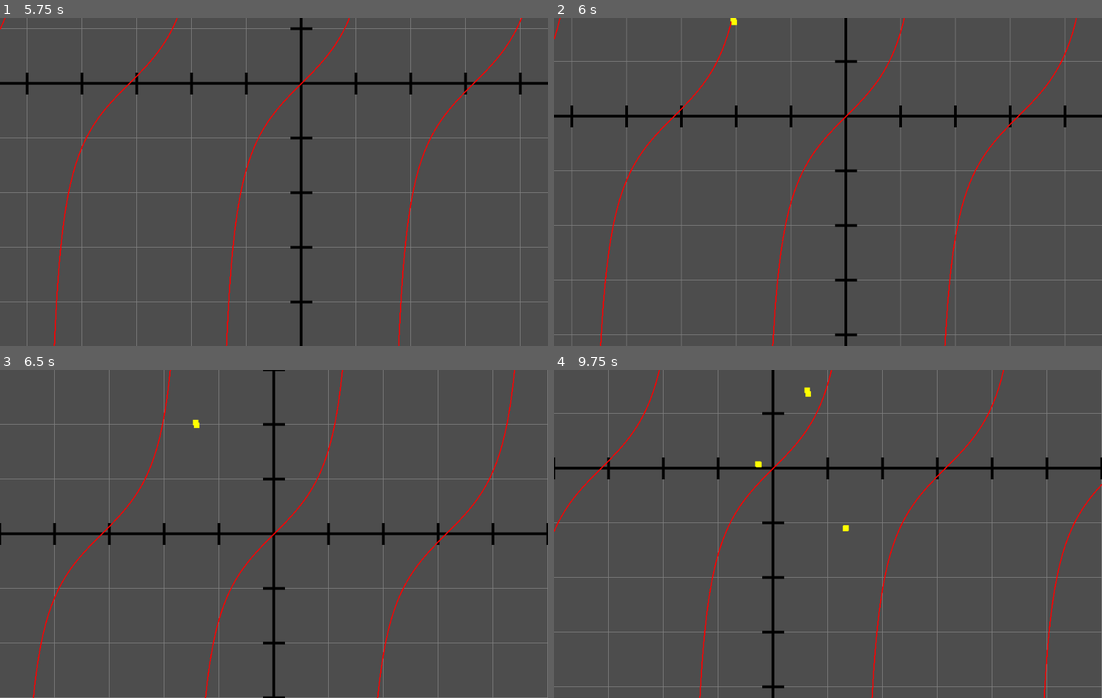
Above: before the commit, frames 1-4 (two rows, left to right).
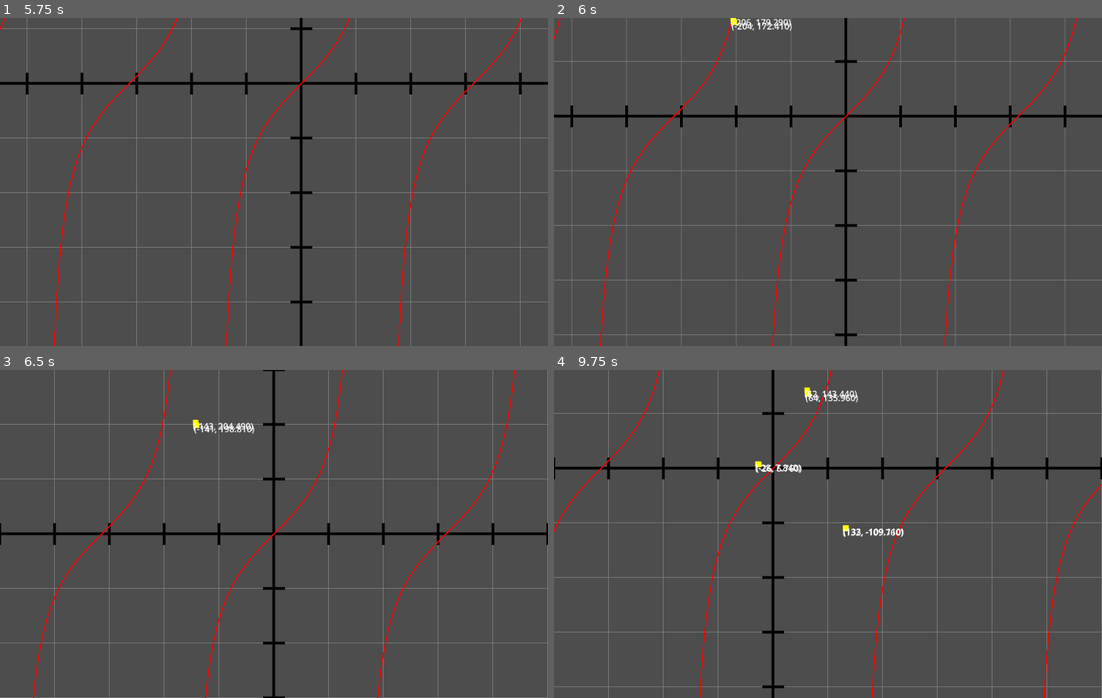
Above: after the commit, the same moments.

Repository: Drillix08/Opticos
Game: Godot game, scene res://graph_environment.tscn
The game is run twice, just before and just after one commit, with the same random seed, the same clock (stepped at 60 frames per second) and the same inputs.
Inputs (mouse positions are in pixels of both pictures, inside the frame that each line leads up to):
- Up to frame 1 (5.75 s): tap Enter (ui_accept) at 0.5, 2, 3.5 s; move the mouse to (394, 165) at 0.52 s; hold Enter (ui_accept) 0.53-1.25 s; click (394, 165) at 0.67 s; drag from (164, 198) to (246, 247) at 1.27 s; move the mouse to (328, 109) at 2.02 s; hold Enter (ui_accept) 2.03-2.75 s; click (328, 109) at 2.17 s; drag from (246, 247) to (109, 132) at 2.77 s; move the mouse to (438, 231) at 3.52 s; hold Enter (ui_accept) 3.53-4.25 s; click (438, 231) at 3.67 s; drag from (109, 132) to (191, 100) at 4.27 s; move the mouse to (301, 182) at 5.02 s; hold Enter (ui_accept) from 5.03 s (still down); click (301, 182) at 5.17 s
- Up to frame 2 (6 s): release Enter (ui_accept) at 5.75 s; drag from (745, 100) to (718, 198) at 5.77 s
- Up to frame 3 (6.5 s): no input
- Up to frame 4 (9.75 s): move the mouse to (948, 517) at 6.52 s; hold Enter (ui_accept) 6.53-7.25 s; click (948, 517) at 6.67 s; drag from (718, 550) to (800, 599) at 7.27 s; move the mouse to (882, 461) at 8.02 s; hold Enter (ui_accept) 8.03-8.75 s; click (882, 461) at 8.17 s; drag from (800, 599) to (663, 484) at 8.77 s; move the mouse to (992, 583) at 9.52 s; hold Enter (ui_accept) from 9.53 s (still down); click (992, 583) at 9.67 s

Frame 1 is identical in both runs. In frame 2, 0.2% of the frame differs, in the area x 32-44%, y 0-4%; in frame 3, 0.2%; in frame 4, 0.5%, in the area x 36-64%, y 6-52%.

Commit message:
coordinate display for limit animation

Diff:
--- a/source/graph-environment/grid.gd
+++ b/source/graph-environment/grid.gd
@@ -222,11 +222,17 @@
 	rect.position = Vector2(0,0)
 	rect.color = Color.YELLOW
 	rect.size = Vector2(10,10)
+	var coordLabel: Label = Label.new()
+	coordLabel.add_theme_color_override("gray", Color.DIM_GRAY)
+	rect.add_child(coordLabel)
 	var speed = .01
 	if(endpoint < 0):
 		return
 	for i in range(0, points.size()):
-		print(points[i])
+		"""if(points[i].x < 0 || points[i].x > DisplayServer.window_get_size().x
+		\\ || points[i].x < 0 || points[i].x > DisplayServer.window_get_size().x): continue"""
+		var coords = convert_to_real_coords(points[i])
+		coordLabel.text = "(%.0f, " % coords.x + "%.3f" % coords.y + ")"
 		rect.position = points[i] - rect.size/2
 		await get_tree().create_timer(speed).timeout
 		speed *= 1.001
